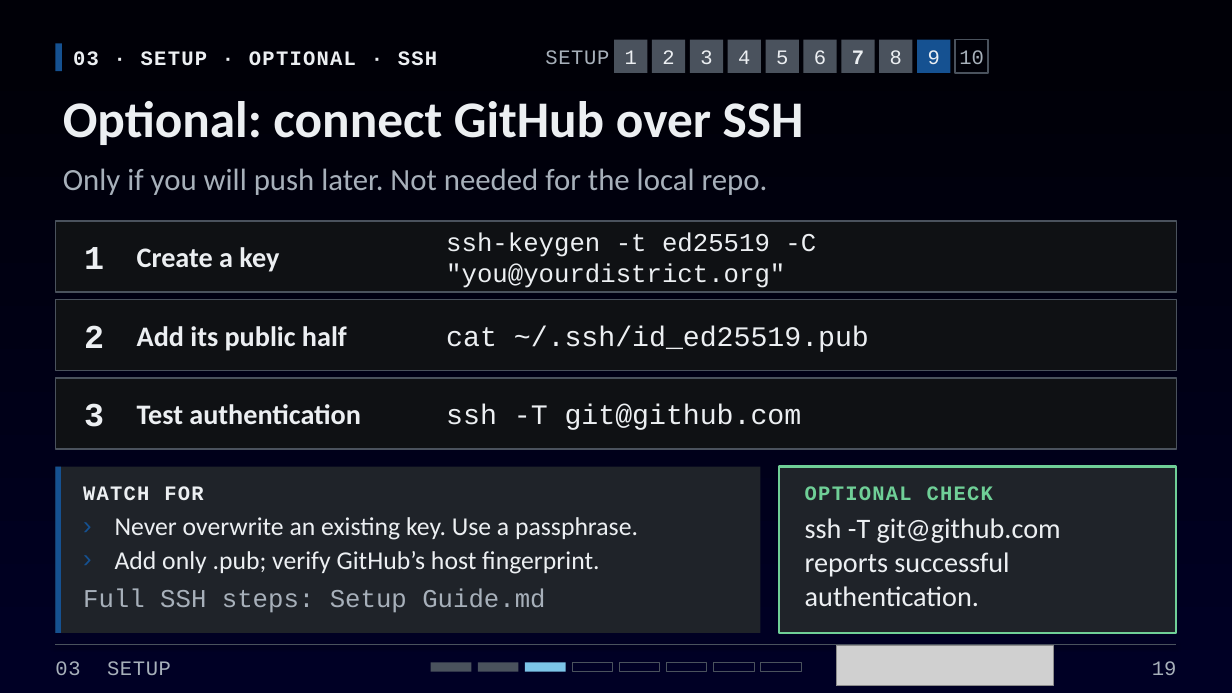
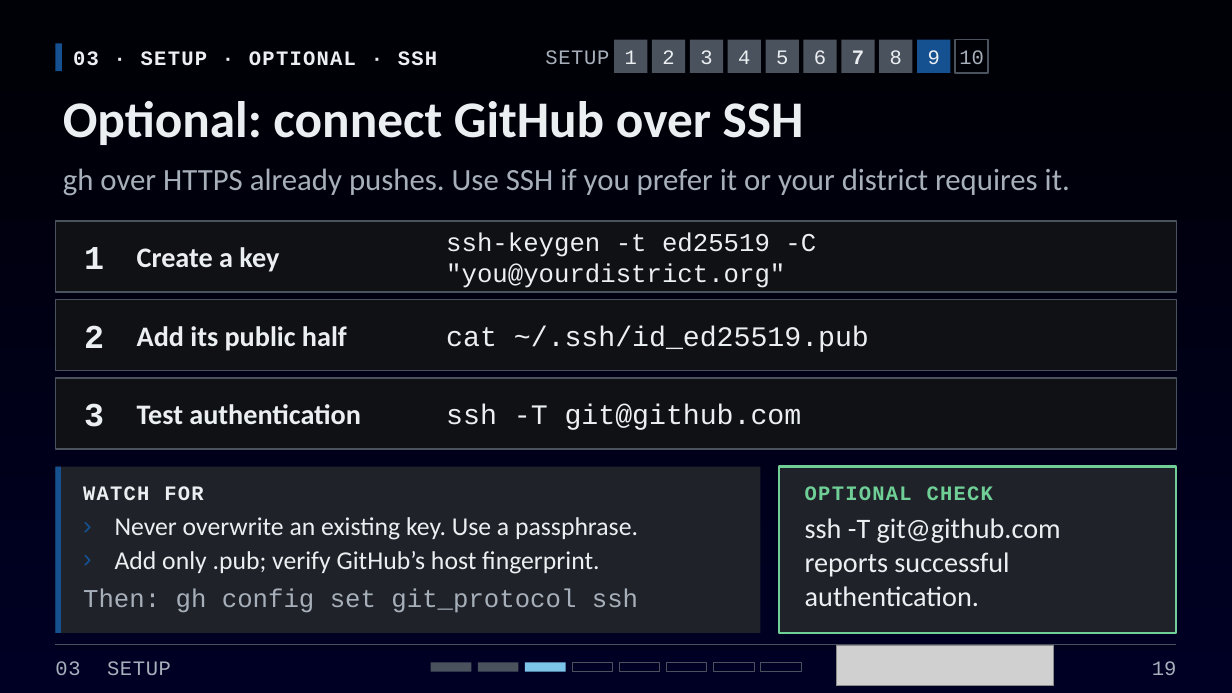
Before and after one commit to OCDEkr/Cite-Talk-2026, a slide deck: slide 19 of CITE-2026-AI-Cybersecurity-Workshop.pptx. Drawn at 1232x693 pixels with LibreOffice and Linux fonts; fonts in the diff are those of the drawing; grey boxes stand for pictures. Boxes give left, top, right and bottom in pixels: in the first picture for what was removed or moved away, otherwise in the second. Text is boxed around its words. In the diff, an @@ line names an element or a change of style, - is before the commit and + after.

```diff
--- a/CITE-2026-AI-Cybersecurity-Workshop.pptx
+++ b/CITE-2026-AI-Cybersecurity-Workshop.pptx
@@ text at (63,168,1070,196): text changed @@
-Only if you will push later. Not needed for the local repo.
+gh over HTTPS already pushes. Use SSH if you prefer it or your district requires it.
@@ text at (83,588,638,613): text changed @@
-Full SSH steps: Setup Guide.md
+Then: gh config set git_protocol ssh
```
Also in this commit, not shown: 4 other slides changed, 9 other files.
